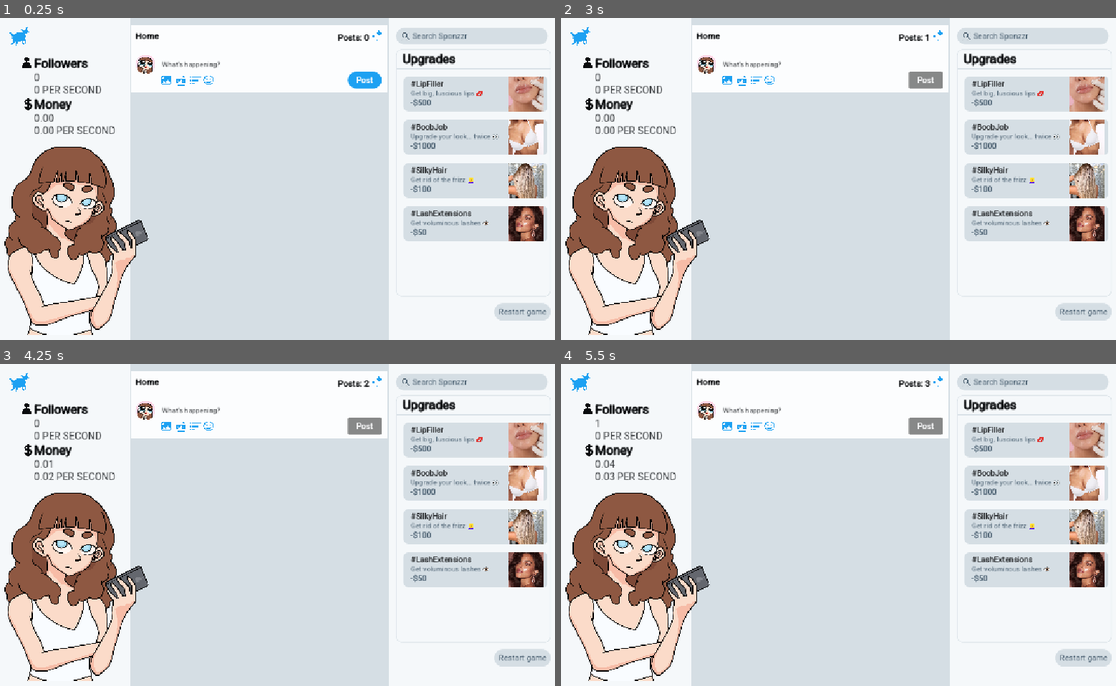
Above: before the commit, frames 1-4 (two rows, left to right).
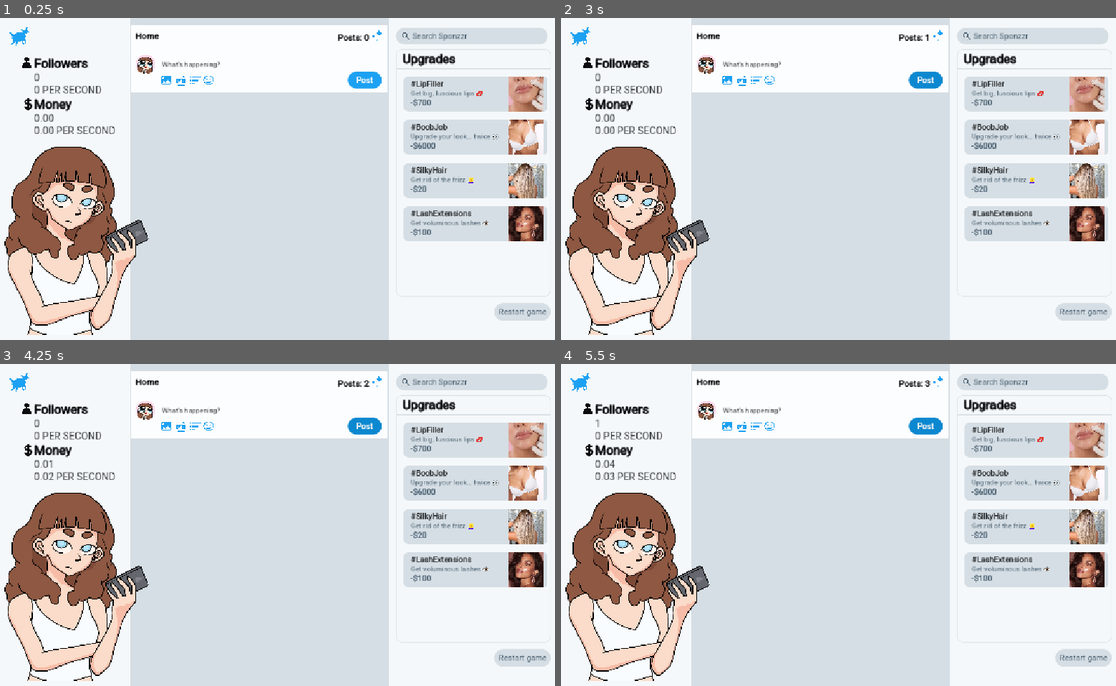
Above: after the commit, the same moments.

Repository: pluto13x/sponzorusa-simulator
Game: Godot game, scene res://scenes/game.tscn
Two runs of this game, one before a commit and one after it. Both use one fixed random seed, a clock stepped at 60 frames per second and the inputs below.
Inputs:
- Up to frame 1 (0.25 s): no input
- Up to frame 2 (3 s): click "Restart game" at 0.5 s; click "Restart game" at 1.25 s; click "Restart game" at 2 s; click "Post" at 2.75 s
- Up to frame 3 (4.25 s): click "Post" at 3.5 s
- Up to frame 4 (5.5 s): click "Post" at 4.25 s

The runs differ from the first frame. In frame 1, less than 0.1% of the frame differs, in the area x 75-78%, y 25-68%; in frame 2, 0.4%, in the area x 62-78%, y 16-68%; in frame 3, 0.4%; in frame 4, 0.4%.

Commit message:
upgrades take away money

Diff:
--- a/scenes/game.tscn
+++ b/scenes/game.tscn
@@ -11,6 +11,7 @@
 [ext_resource type="PackedScene" uid="uid://dqm8lpmabpugh" path="res://scenes/sponzorusa.tscn" id="6_kvpfn"]
 [ext_resource type="Script" uid="uid://b5y1pcppps2cc" path="res://scripts/posts.gd" id="6_u5sy4"]
 [ext_resource type="Texture2D" uid="uid://qvq0js4wq7wc" path="res://assets/icons/gallery.png" id="7_1kice"]
+[ext_resource type="StyleBox" uid="uid://cv40htndln6im" path="res://styles/post.tres" id="7_264po"]
 [ext_resource type="Texture2D" uid="uid://cqqvvdu3kp1p3" path="res://assets/icons/gif.png" id="8_5newe"]
 [ext_resource type="Texture2D" uid="uid://crmqycuneuprx" path="res://assets/icons/followers.png" id="8_kvpfn"]
 [ext_resource type="Texture2D" uid="uid://dc4j7l2jf1206" path="res://assets/icons/poll.png" id="9_37s47"]
@@ -34,8 +35,8 @@
 border_width_bottom = 1
 border_color = Color(0.8352941, 0.87058824, 0.89411765, 1)
 
-[sub_resource type="StyleBoxFlat" id="StyleBoxFlat_ssvqc"]
-bg_color = Color(0.11372549, 0.6313726, 0.9490196, 1)
+[sub_resource type="StyleBoxFlat" id="StyleBoxFlat_5newe"]
+bg_color = Color(0.04745824, 0.5351172, 0.81600785, 1)
 corner_radius_top_left = 20
 corner_radius_top_right = 20
 corner_radius_bottom_right = 20
@@ -156,7 +157,9 @@
 theme_override_colors/font_outline_color = Color(0.9607843, 0.972549, 0.98039216, 1)
 theme_override_constants/outline_size = 1
 theme_override_fonts/font = ExtResource("3_gee14")
-theme_override_styles/normal = SubResource("StyleBoxFlat_ssvqc")
+theme_override_styles/normal = ExtResource("7_264po")
+theme_override_styles/pressed = ExtResource("7_264po")
+theme_override_styles/hover = SubResource("StyleBoxFlat_5newe")
 text = "Post"
 
 [node name="Gallery" type="Sprite2D" parent="CenterPanel/MakePostPanel" unique_id=1998101223]
--- a/scripts/upgrade_button.gd
+++ b/scripts/upgrade_button.gd
@@ -1,6 +1,6 @@
 extends Button
 
-signal pressed_upgrade(idx, idy)
+signal pressed_upgrade(idx, idy, follower_price, money_price)
 
 var follower_price = 0
 var money_price = 0
@@ -20,4 +20,4 @@
 
 
 func _on_button_down() -> void:
-	pressed_upgrade.emit(idx, idy)
+	pressed_upgrade.emit(idx, idy, follower_price, money_price)
--- a/scripts/upgrade_buttons.gd
+++ b/scripts/upgrade_buttons.gd
@@ -2,7 +2,6 @@
 
 signal to_sponzorusa(idx, idy)
 
-var money = 0
 #region load images
 var lip_img = load("res://assets/upgrade icons/lipfiller.png")
 var boob_img = load("res://assets/upgrade icons/boobJob.png")
@@ -22,49 +21,51 @@
 	add_child(hair)
 	add_child(makeup)
 
-	lip_filler.change_data(0, 0, "#LipFiller", "Get big, luscious lips 💋", "-$500", lip_img,  0, 500)
-	boob_job.change_data(1, 0, "#BoobJob", "Upgrade your look... twice 👀", "-$1000", boob_img, 0, 1000)
-	hair.change_data(2, 0, "#SilkyHair", "Get rid of the frizz 👱‍♀️", "-$100", hair_img, 0, 100)
-	makeup.change_data(3, 0, "#LashExtensions", "Get voluminous lashes 👁️", "-$50", makeup_img, 0, 50)
+	lip_filler.change_data(0, 0, "#LipFiller", "Get big, luscious lips 💋", "-$700", lip_img,  0, 700)
+	boob_job.change_data(1, 0, "#BoobJob", "Upgrade your look... twice 👀", "-$6000", boob_img, 0, 6000)
+	hair.change_data(2, 0, "#SilkyHair", "Get rid of the frizz 👱‍♀️", "-$20", hair_img, 0, 20)
+	makeup.change_data(3, 0, "#LashExtensions", "Get voluminous lashes 👁️", "-$100", makeup_img, 0, 100)
 
 	lip_filler.pressed_upgrade.connect(_on_upgrade_pressed)
 	boob_job.pressed_upgrade.connect(_on_upgrade_pressed)
 	hair.pressed_upgrade.connect(_on_upgrade_pressed)
 	makeup.pressed_upgrade.connect(_on_upgrade_pressed)
 
-func _process(delta: float) -> void:
-	money = $"../../../../..".money
+func _process(_delta: float) -> void:
 	for child in get_children():
-		if child.money_price > money:
+		if child.money_price > $"../../../../..".money:
 			child.disabled = true
 		else:
 			child.disabled = false
 
 
-func _on_upgrade_pressed(idx, idy) -> void:
+func _on_upgrade_pressed(idx, idy, follower_price, money_price) -> void:
 	to_sponzorusa.emit(idx, idy)
+	$"../../../../..".money -= money_price
+	$"../../../../..".followers -= follower_price
+
 	match idx:
 		0: #lips
 			match idy:
 				0:
-					lip_filler.change_data(0, 1, "#LipFiller", "Make em kissable 😘", "-$500", lip_img,  0, 500)
+					lip_filler.change_data(0, 1, "#LipFiller", "Make em kissable 😘", "-$1400", lip_img,  0, 1400)
 				1:
-					lip_filler.change_data(0, 2, "#LipFiller", "Make em JUICY 💋", "-$500", lip_img,  0, 500)
+					lip_filler.change_data(0, 2, "#LipFiller", "Make em JUICY 💋", "-$2100", lip_img,  0, 2100)
 		1: #boobs
 			match idy:
 				0:
-					boob_job.change_data(1, 1, "#BoobJob", "Get them melons 🍈", "-$1000", boob_img, 0, 1000)
+					boob_job.change_data(1, 1, "#BoobJob", "Get them melons 🍈", "-$12000", boob_img, 0, 12000)
 				1:
-					boob_job.change_data(1, 2, "#BoobJob", "Give em gravity 🌍", "-$1000", boob_img, 0, 1000)
+					boob_job.change_data(1, 2, "#BoobJob", "Give em gravity 🌍", "-$18000", boob_img, 0, 18000)
 		2: #hair
 			match idy:
 				0:
 					hair.change_data(2, 1, "#BlondeHair", "Brighten up your look ☀️", "-$100", hair_img, 0, 100)
 				1:
-					hair.change_data(2, 2, "#Extensions", "Just like Rapunzel 👱‍♀️", "-$100", hair_img, 0, 100)
+					hair.change_data(2, 2, "#Extensions", "Just like Rapunzel 👱‍♀️", "-$500", hair_img, 0, 500)
 		3: #makeup
 			match idy:
 				0:
 					makeup.change_data(3, 1, "#JimmyMUA", "See a famous MUA", "-$500", makeup_img, 0, 500)
 				1:
-					makeup.change_data(3, 2, "#TattooMakeup", "Be beautiful, always", "-$50", makeup_img, 0, 50)
+					makeup.change_data(3, 2, "#TattooMakeup", "Be beautiful, always", "-$1000", makeup_img, 0, 1000)
--- /dev/null
+++ b/styles/post.tres
@@ -0,0 +1,8 @@
+[gd_resource type="StyleBoxFlat" format=3 uid="uid://cv40htndln6im"]
+
+[resource]
+bg_color = Color(0.11372549, 0.6313726, 0.9490196, 1)
+corner_radius_top_left = 20
+corner_radius_top_right = 20
+corner_radius_bottom_right = 20
+corner_radius_bottom_left = 20
